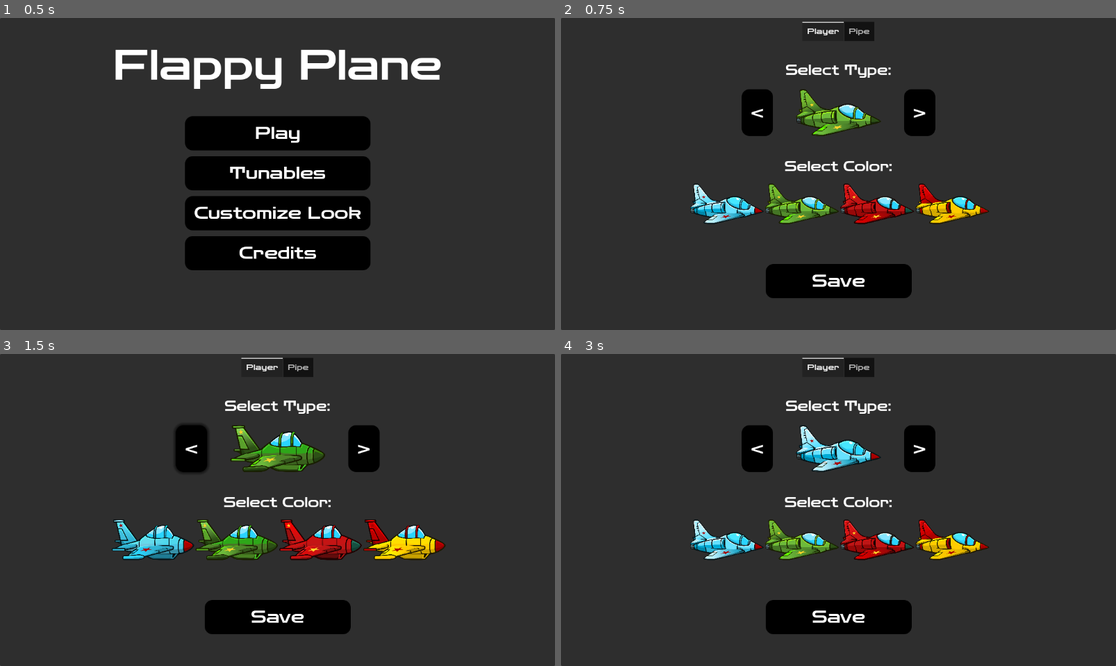
Above: before the commit, frames 1-4 (two rows, left to right).
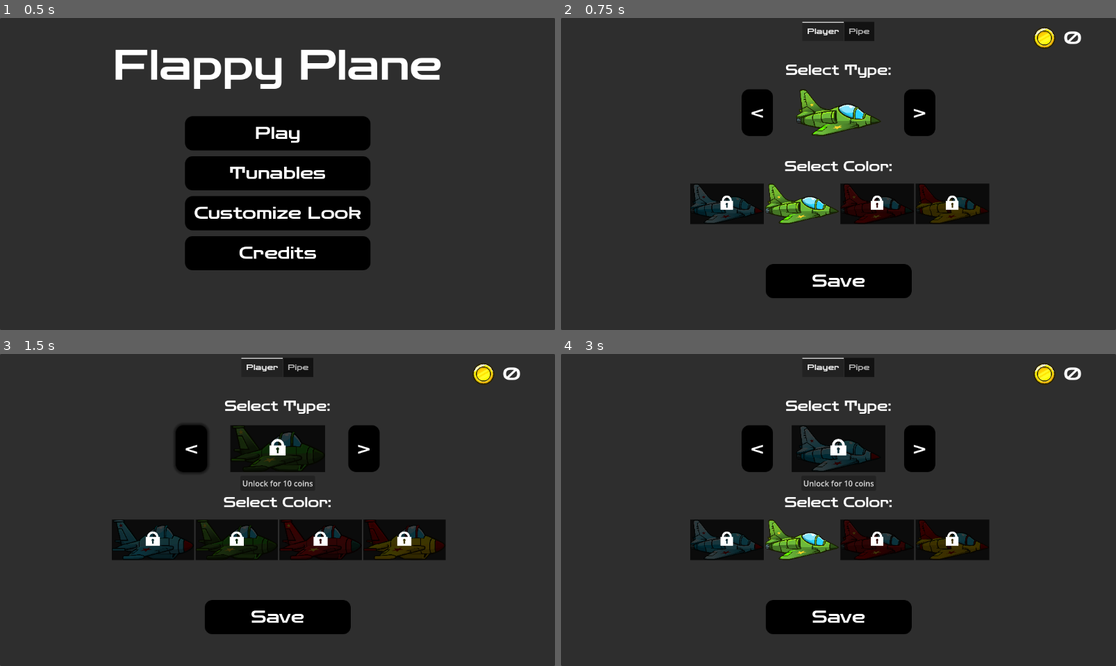
Above: after the commit, the same moments.

Repository: matrndev/flappy-plane
Game: Godot game, scene res://scenes/main_menu.tscn
Same seed, same stepped clock (60 frames per second), same inputs: the game is played once before the commit and once after it.
Inputs (mouse positions are in pixels of both pictures, inside the frame that each line leads up to):
- Up to frame 1 (0.5 s): no input
- Up to frame 2 (0.75 s): click "Customize Look" at 0.5 s
- Up to frame 3 (1.5 s): click "<" at 1.25 s
- Up to frame 4 (3 s): click ">" at 2 s; click (727, 541) at 2.75 s

Frame 1 is identical in both runs. In frame 2, 5.2% of the frame differs, in the area x 23-94%, y 2-66%; in frame 3, 9.9%, in the area x 20-94%, y 2-66%; in frame 4, 7.7%.

Commit message:
feat: unlocking player skins with coins

Diff:
--- a/scenes/skin_menu.tscn
+++ b/scenes/skin_menu.tscn
@@ -4,12 +4,14 @@
 [ext_resource type="Script" uid="uid://dsm1yho6kp2b3" path="res://scripts/skin_menu.gd" id="1_xt7lh"]
 [ext_resource type="FontFile" uid="uid://byrn6tqmul438" path="res://fonts/Zen_Dots/ZenDots-Regular.ttf" id="2_xmlfx"]
 [ext_resource type="StyleBox" uid="uid://bbvt117ekb27v" path="res://styles/button_normal.tres" id="3_0edpv"]
+[ext_resource type="Texture2D" uid="uid://evi1gjpyjmun" path="res://assets/images/locked.png" id="4_s5wt4"]
 [ext_resource type="Texture2D" uid="uid://dy07tkx6kocsx" path="res://assets/Flappy Bird Assets/Tiles/Style 1/PipeStyle1.png" id="5_0edpv"]
 [ext_resource type="Texture2D" uid="uid://cfepisbiitgbh" path="res://assets/Flappy Bird Assets/Tiles/Style 2/PipeStyle2.png" id="6_21u2u"]
 [ext_resource type="Texture2D" uid="uid://boppv27n51ywm" path="res://assets/Flappy Bird Assets/Tiles/Style 4/PipeStyle4.png" id="7_x8k7v"]
 [ext_resource type="Texture2D" uid="uid://7chkmbob7j1x" path="res://assets/Flappy Bird Assets/Tiles/Style 5/PipeStyle5.png" id="8_3koou"]
 [ext_resource type="StyleBox" uid="uid://cpfkyngm2uuyj" path="res://styles/pipes/pipe_selected.tres" id="8_x8k7v"]
 [ext_resource type="StyleBox" uid="uid://bakimb3152nmd" path="res://styles/pipes/pipe_hover.tres" id="8_y8lym"]
+[ext_resource type="Texture2D" uid="uid://ctrhv3rpvm6vx" path="res://assets/plane_pack/flying_coins/animatable_parts/gold_coin.png" id="11_y8lym"]
 
 [sub_resource type="StyleBoxFlat" id="StyleBoxFlat_xmlfx"]
 bg_color = Color(0, 0, 0, 1)
@@ -393,6 +395,16 @@
 texture = ExtResource("1_viktg")
 expand_mode = 3
 
+[node name="LockedOverlay" type="TextureRect" parent="PlayerPanel/HBoxContainer/TextureRect" unique_id=1270081880]
+layout_mode = 1
+anchors_preset = 15
+anchor_right = 1.0
+anchor_bottom = 1.0
+grow_horizontal = 2
+grow_vertical = 2
+texture = ExtResource("4_s5wt4")
+expand_mode = 3
+
 [node name="SwitchRightButton" type="Button" parent="PlayerPanel/HBoxContainer" unique_id=1255409348]
 layout_mode = 2
 size_flags_vertical = 3
@@ -444,7 +456,18 @@
 texture = ExtResource("1_viktg")
 expand_mode = 3
 
+[node name="LockedOverlay" type="TextureRect" parent="PlayerPanel/HBoxContainer2/ColorSampleRect1" unique_id=2001349993]
+layout_mode = 1
+anchors_preset = 15
+anchor_right = 1.0
+anchor_bottom = 1.0
+grow_horizontal = 2
+grow_vertical = 2
+texture = ExtResource("4_s5wt4")
+expand_mode = 1
+
 [node name="ColorSampleRectButton1" type="Button" parent="PlayerPanel/HBoxContainer2/ColorSampleRect1" unique_id=382101556 groups=["buttons"]]
+z_index = 2
 layout_mode = 1
 anchors_preset = 15
 anchor_right = 1.0
@@ -458,7 +481,18 @@
 texture = ExtResource("1_viktg")
 expand_mode = 3
 
+[node name="LockedOverlay" type="TextureRect" parent="PlayerPanel/HBoxContainer2/ColorSampleRect2" unique_id=1148313825]
+layout_mode = 1
+anchors_preset = 15
+anchor_right = 1.0
+anchor_bottom = 1.0
+grow_horizontal = 2
+grow_vertical = 2
+texture = ExtResource("4_s5wt4")
+expand_mode = 1
+
 [node name="ColorSampleRectButton2" type="Button" parent="PlayerPanel/HBoxContainer2/ColorSampleRect2" unique_id=1307113059 groups=["buttons"]]
+z_index = 2
 layout_mode = 1
 anchors_preset = 15
 anchor_right = 1.0
@@ -472,7 +506,18 @@
 texture = ExtResource("1_viktg")
 expand_mode = 3
 
+[node name="LockedOverlay" type="TextureRect" parent="PlayerPanel/HBoxContainer2/ColorSampleRect3" unique_id=952393846]
+layout_mode = 1
+anchors_preset = 15
+anchor_right = 1.0
+anchor_bottom = 1.0
+grow_horizontal = 2
+grow_vertical = 2
+texture = ExtResource("4_s5wt4")
+expand_mode = 1
+
 [node name="ColorSampleRectButton3" type="Button" parent="PlayerPanel/HBoxContainer2/ColorSampleRect3" unique_id=1525561752 groups=["buttons"]]
+z_index = 2
 layout_mode = 1
 anchors_preset = 15
 anchor_right = 1.0
@@ -486,14 +531,40 @@
 texture = ExtResource("1_viktg")
 expand_mode = 3
 
-[node name="ColorSampleRectButton4" type="Button" parent="PlayerPanel/HBoxContainer2/ColorSampleRect4" unique_id=1273392718 groups=["buttons"]]
+[node name="LockedOverlay" type="TextureRect" parent="PlayerPanel/HBoxContainer2/ColorSampleRect4" unique_id=1796108927]
 layout_mode = 1
 anchors_preset = 15
 anchor_right = 1.0
 anchor_bottom = 1.0
 grow_horizontal = 2
 grow_vertical = 2
+texture = ExtResource("4_s5wt4")
+expand_mode = 1
+
+[node name="ColorSampleRectButton4" type="Button" parent="PlayerPanel/HBoxContainer2/ColorSampleRect4" unique_id=1273392718 groups=["buttons"]]
+z_index = 2
+layout_mode = 1
+anchors_preset = 15
+anchor_right = 1.0
+anchor_bottom = 1.0
+grow_horizontal = 2
+grow_vertical = 2
 flat = true
+
+[node name="UnlockButton" type="Button" parent="PlayerPanel" unique_id=1823258600]
+layout_mode = 1
+anchors_preset = 8
+anchor_left = 0.5
+anchor_top = 0.5
+anchor_right = 0.5
+anchor_bottom = 0.5
+offset_left = -73.0
+offset_top = -71.5
+offset_right = 73.0
+offset_bottom = -40.5
+grow_horizontal = 2
+grow_vertical = 2
+text = "Unlock for 10 coins"
 
 [node name="PipePanel" type="Panel" parent="." unique_id=1802990883]
 visible = false
@@ -1004,12 +1075,41 @@
 tab_1/title = "Pipe"
 tab_1/tooltip = "Customize how the pipes look"
 
+[node name="CoinDisplay" type="HBoxContainer" parent="." unique_id=211913395]
+layout_mode = 0
+offset_left = 981.0
+offset_top = 19.0
+offset_right = 1091.0
+offset_bottom = 64.0
+theme_override_constants/separation = 17
+
+[node name="TextureRect" type="TextureRect" parent="CoinDisplay" unique_id=414025601]
+custom_minimum_size = Vector2(25.67, 26.585)
+layout_mode = 2
+texture = ExtResource("11_y8lym")
+expand_mode = 2
+
+[node name="CoinLabel" type="Label" parent="CoinDisplay" unique_id=1627482457]
+layout_mode = 2
+theme_override_fonts/font = ExtResource("2_xmlfx")
+theme_override_font_sizes/font_size = 37
+text = "21"
+
+[node name="InsufficientCoinsDialog" type="AcceptDialog" parent="." unique_id=348010600]
+oversampling_override = 1.0
+title = "Error"
+initial_position = 3
+size = Vector2i(352, 100)
+current_screen = 0
+dialog_text = "You don't have enough coins to unlock this."
+
 [connection signal="pressed" from="PlayerPanel/HBoxContainer/SwitchLeftButton" to="." method="_on_switch_left_button_pressed"]
 [connection signal="pressed" from="PlayerPanel/HBoxContainer/SwitchRightButton" to="." method="_on_switch_right_button_pressed"]
 [connection signal="pressed" from="PlayerPanel/HBoxContainer2/ColorSampleRect1/ColorSampleRectButton1" to="." method="_on_color_sample_rect_button_1_pressed"]
 [connection signal="pressed" from="PlayerPanel/HBoxContainer2/ColorSampleRect2/ColorSampleRectButton2" to="." method="_on_color_sample_rect_button_2_pressed"]
 [connection signal="pressed" from="PlayerPanel/HBoxContainer2/ColorSampleRect3/ColorSampleRectButton3" to="." method="_on_color_sample_rect_button_3_pressed"]
 [connection signal="pressed" from="PlayerPanel/HBoxContainer2/ColorSampleRect4/ColorSampleRectButton4" to="." method="_on_color_sample_rect_button_4_pressed"]
+[connection signal="pressed" from="PlayerPanel/UnlockButton" to="." method="_on_unlock_button_pressed"]
 [connection signal="item_selected" from="PipePanel/OptionButton" to="." method="_on_option_button_item_selected"]
 [connection signal="toggled" from="PipePanel/RandomizeCheckBox" to="." method="_on_randomize_check_box_toggled"]
 [connection signal="pressed" from="BackButton" to="." method="_on_back_button_pressed"]
--- a/scripts/saved_stats.gd
+++ b/scripts/saved_stats.gd
@@ -4,6 +4,8 @@
 
 var coin_score: int
 var best_score: int
+var unlocked_player_sprite_numbers: Array[int]
+var unlocked_player_sprite_colors: Array[String]
 
 func _ready() -> void:
 	load_stats()
@@ -20,10 +22,17 @@
 		coin_score = stats_file.get_value("stats", "coin_score", coin_score)
 		best_score = stats_file.get_value("stats", "best_score", best_score)
 
+		unlocked_player_sprite_numbers = stats_file.get_value("unlocks", "unlocked_player_sprite_numbers", unlocked_player_sprite_numbers)
+		unlocked_player_sprite_colors = stats_file.get_value("unlocks", "unlocked_player_sprite_colors", unlocked_player_sprite_colors)
+
 func save_stats() -> void:
 	var stats_file: ConfigFile = ConfigFile.new()
 	stats_file.set_value("stats", "coin_score", coin_score)
 	stats_file.set_value("stats", "best_score", best_score)
+
+	stats_file.set_value("unlocks", "unlocked_player_sprite_numbers", unlocked_player_sprite_numbers)
+	stats_file.set_value("unlocks", "unlocked_player_sprite_colors", unlocked_player_sprite_colors)
+
 
 	stats_file.save(STATS_FILE_PATH)
 
--- a/scripts/skin_menu.gd
+++ b/scripts/skin_menu.gd
@@ -7,7 +7,11 @@
 # 0: player
 # 1: pipe
 
+var currently_selected_texture_locked: bool = false
+
 func _ready() -> void:
+	$CoinDisplay/CoinLabel.text = str(SavedStats.coin_score)
+
 	refresh_texture()
 	refresh_color_samples()
 	refresh_pipes()
@@ -47,6 +51,16 @@
 
 
 func refresh_texture() -> void:
+	# show locked overlay if sprite not unlocked
+	if SavedStats.unlocked_player_sprite_numbers.has(TunableVariables.player_sprite_number) and SavedStats.unlocked_player_sprite_colors.has(TunableVariables.player_sprite_color):
+		$PlayerPanel/HBoxContainer/TextureRect/LockedOverlay.hide()
+		currently_selected_texture_locked = false
+		load_unlock_button(false)
+	else:
+		$PlayerPanel/HBoxContainer/TextureRect/LockedOverlay.show()
+		currently_selected_texture_locked = true
+		load_unlock_button()
+
 	plane_sprite_path = "res://assets/plane_pack/planes/plane_%d/plane_%d_%s.png" % [TunableVariables.player_sprite_number, TunableVariables.player_sprite_number, TunableVariables.player_sprite_color]
 	$PlayerPanel/HBoxContainer/TextureRect.texture = load(plane_sprite_path)
 
@@ -59,16 +73,34 @@
 		$PlayerPanel/HBoxContainer2/ColorSampleRect4
 	]
 
+	var overlays = [
+		$PlayerPanel/HBoxContainer2/ColorSampleRect1/LockedOverlay,
+		$PlayerPanel/HBoxContainer2/ColorSampleRect2/LockedOverlay,
+		$PlayerPanel/HBoxContainer2/ColorSampleRect3/LockedOverlay,
+		$PlayerPanel/HBoxContainer2/ColorSampleRect4/LockedOverlay
+	]
+
 	var colors: Array = ["blue", "green", "red", "yellow"]
 
 	var i = 0
+
 	for color in colors:
 		plane_sprite_path = "res://assets/plane_pack/planes/plane_%d/plane_%d_%s.png" % [TunableVariables.player_sprite_number, TunableVariables.player_sprite_number, color]
 		rects[i].texture = load(plane_sprite_path)
+
+		if SavedStats.unlocked_player_sprite_numbers.has(TunableVariables.player_sprite_number) and SavedStats.unlocked_player_sprite_colors.has(color):
+			overlays[i].hide()
+		else:
+			overlays[i].show()
+
 		i += 1
 
 
 func _on_back_button_pressed() -> void:
+	if currently_selected_texture_locked:
+		print("can't do that buddy")
+		return
+
 	get_tree().change_scene_to_file("res://scenes/main_menu.tscn")
 	TunableVariables.save_config()
 
@@ -158,3 +190,23 @@
 		TunableVariables.pipe_sprite_color = "Green"
 		disable_all_pipes(false)
 		refresh_pipes()
+
+
+func load_unlock_button(load: bool = true) -> void:
+	if load:
+		$PlayerPanel/UnlockButton.show()
+	else:
+		$PlayerPanel/UnlockButton.hide()
+
+
+func _on_unlock_button_pressed() -> void:
+	if SavedStats.coin_score - 10 < 0:
+		$InsufficientCoinsDialog.show()
+		return
+
+	SavedStats.coin_score -= 10
+	$CoinDisplay/CoinLabel.text = str(SavedStats.coin_score)
+	SavedStats.unlocked_player_sprite_colors.append(TunableVariables.player_sprite_color)
+	SavedStats.unlocked_player_sprite_numbers.append(TunableVariables.player_sprite_number)
+	refresh_texture()
+	refresh_color_samples()
--- a/scripts/tunable_variables.gd
+++ b/scripts/tunable_variables.gd
@@ -52,6 +52,15 @@
 	else:
 		load_config()
 		save_config()
+
+	SavedStats.load_stats()
+	if not SavedStats.unlocked_player_sprite_colors.has(player_sprite_color):
+		SavedStats.unlocked_player_sprite_colors.append(player_sprite_color)
+		SavedStats.save_stats()
+
+	if not SavedStats.unlocked_player_sprite_numbers.has(player_sprite_number):
+		SavedStats.unlocked_player_sprite_numbers.append(player_sprite_number)
+		SavedStats.save_stats()
 
 
 func reset_all() -> void:
Binary file added: assets/images/locked.png
Not shown, added: assets/images/locked.png.import
